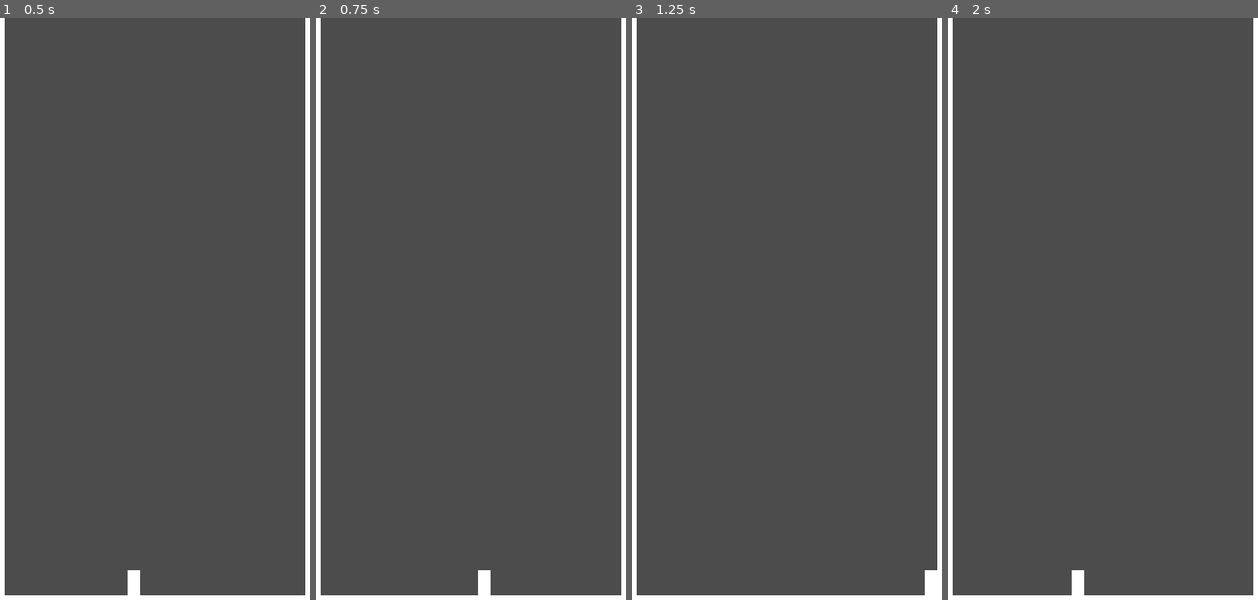
Above: before the commit, frames 1-4 (left to right).
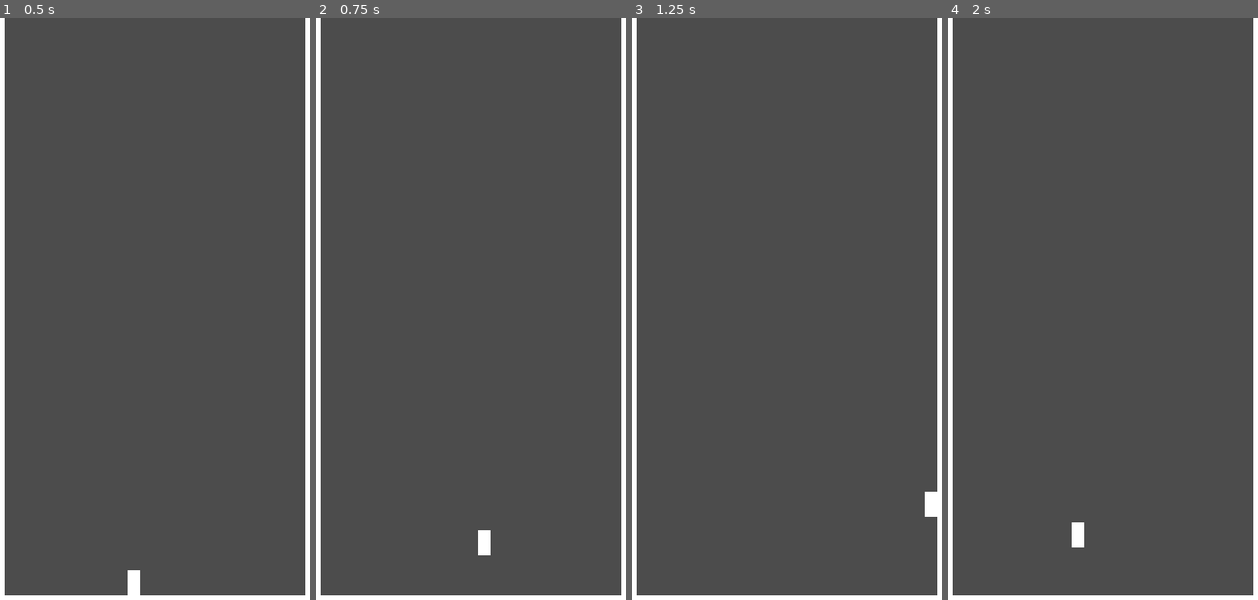
Above: after the commit, the same moments.

Repository: Nexe08/inverse-down-well
Game: Godot game, scene res://Main.tscn
Two runs of this game, one before a commit and one after it. Both use one fixed random seed, a clock stepped at 60 frames per second and the inputs below.
Inputs:
- Up to frame 1 (0.5 s): no input
- Up to frame 2 (0.75 s): hold D (move_right) from 0.53 s (still down); tap W (jump) at 0.6 s
- Up to frame 3 (1.25 s): keep holding D (move_right); tap W (jump) at 0.77, 1.07 s
- Up to frame 4 (2 s): release D (move_right) at 1.28 s; hold A (move_left) from 1.28 s (still down); tap W (jump) at 1.35, 1.52, 1.82 s

Frame 1 is identical in both runs. In frame 2, 0.3% of the frame differs, in the area x 52-57%, y 88-100%; in frame 3, 0.3%; in frame 4, 0.3%.

Commit message:
player can jump now.

Diff:
--- a/Player/Player.tscn
+++ b/Player/Player.tscn
@@ -16,3 +16,7 @@
 
 [node name="Sprite" parent="." index="1"]
 texture = ExtResource( 3 )
+
+[node name="GroundDetector" type="RayCast2D" parent="." index="2"]
+enabled = true
+cast_to = Vector2( 0, 30 )
--- a/Player/PlayerScript.gd
+++ b/Player/PlayerScript.gd
@@ -2,6 +2,8 @@
 
 export var default_acceleration: float = 10
 export var max_default_speed: float = 350
+
+export var default_jump_force: float = 450
 
 export var gravity : float = 900
 
@@ -20,3 +22,11 @@
 	var dir = int(Input.get_action_strength("move_right") - Input.get_action_strength("move_left"))
 
 	velocity.x = lerp(velocity.x, max_default_speed * dir, default_acceleration * delta)
+
+	# jump ---
+	if Input.is_action_just_pressed("jump") and ground_detected():
+		velocity.y = -default_jump_force
+
+
+func ground_detected():
+	return $GroundDetector.is_colliding()
Not shown, changed: .gitignore
